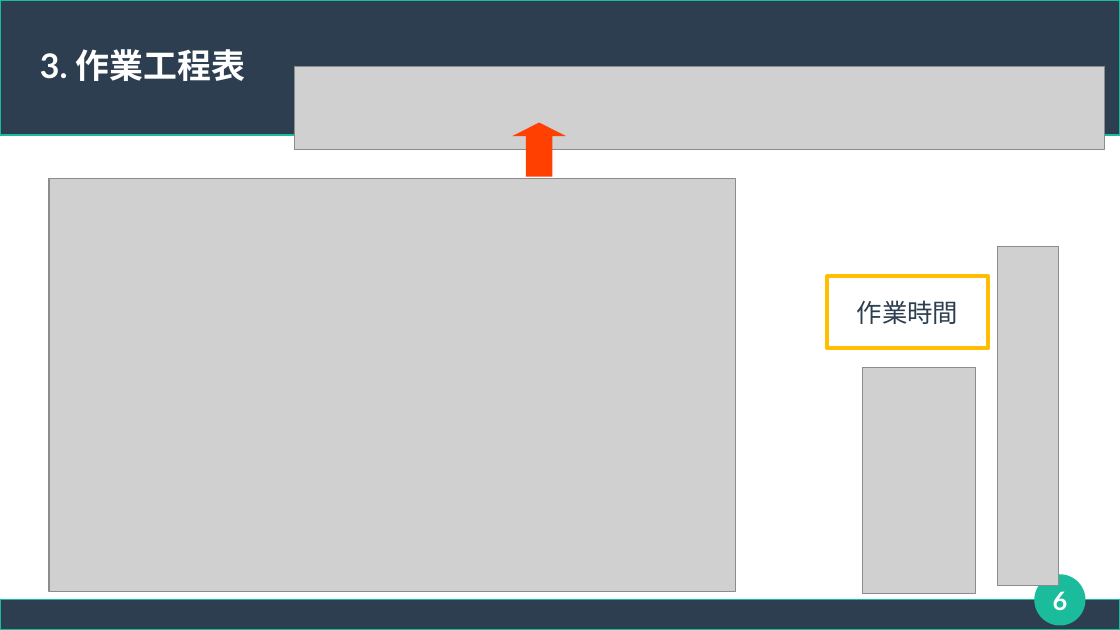
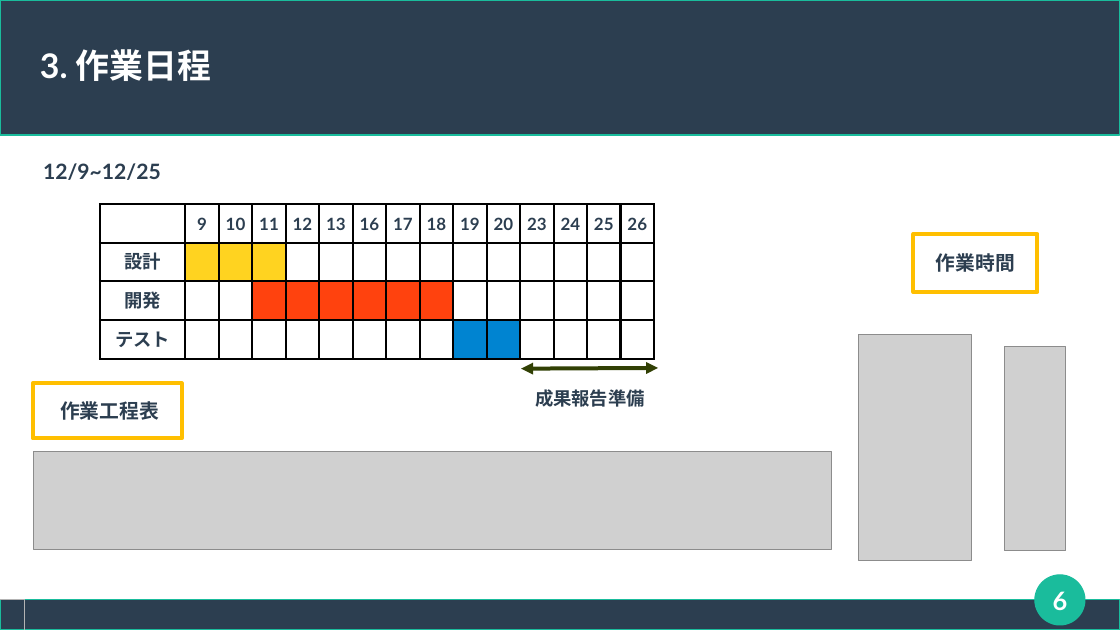
Before and after one commit to connk95/Shared-Shop, a slide deck: slide 6 of TeamUzawa_Sharing_ProjectFile/発表用スライド_チーム鵜澤.odp. Drawn at 1120x630 pixels with LibreOffice and Linux fonts; fonts in the diff are those of the drawing; grey boxes stand for pictures. Boxes give left, top, right and bottom in pixels: in the first picture for what was removed or moved away, otherwise in the second. Text is boxed around its words. In the diff, an @@ line names an element or a change of style, - is before the commit and + after.

```diff
--- a/TeamUzawa_Sharing_ProjectFile/発表用スライド_チーム鵜澤.odp
+++ b/TeamUzawa_Sharing_ProjectFile/発表用スライド_チーム鵜澤.odp
@@ title at [40, 49, 211, 81]: text changed @@
-3. 作業工程表
+3. 作業日程
@@ up arrow removed at [512, 123, 566, 177] @@
@@ text added at [43, 163, 161, 180], 15 pt, text #2C3E50, bold @@
+12/9~12/25
@@ table added at [100, 204, 655, 351], 4 rows, 15 columns @@
+ | 9 | 10 | 11 | 12 | 13 | 16 | 17 | 18 | 19 | 20 | 23 | 24 | 25 | 26
+設計 |  |  |  |  |  |  |  |  |  |  |  |  |  | 
+開発 |  |  |  |  |  |  |  |  |  |  |  |  |  | 
+テスト |  |  |  |  |  |  |  |  |  |  |  |  |  | 
@@ rectangle "作業時間": place and size @@
-rectangle "作業時間" at [827, 276, 988, 349]
+rectangle "作業時間" at [914, 234, 1038, 292]
@@ rectangle "作業時間" at [914, 234, 1038, 292]: size 18 to 14 pt, bold on @@
@@ picture removed at [998, 247, 1060, 585] @@
@@ picture: place and size @@
-picture at [49, 179, 735, 592]
+picture at [859, 334, 972, 560]
@@ picture: place and size @@
-picture at [294, 67, 1105, 150]
+picture at [1005, 347, 1067, 551]
@@ rectangle added at [33, 383, 182, 438], outline #FFBF00 2.83 pt @@
@@ double arrow added from (521, 369) to (659, 368), #314004 2.83 pt @@
@@ text added at [535, 389, 645, 407], 13 pt, text #2C3E50, bold @@
+成果報告準備
@@ text added at [60, 401, 159, 420], 14 pt, text #2C3E50, bold @@
+作業工程表
@@ picture: place and size @@
-picture at [863, 368, 976, 594]
+picture at [34, 451, 831, 550]
@@ column chart added at [0, 585, 92, 630] @@
+categories: 行 1, 行 2, 行 3, 行 4
+列 2: 3.2, 8.8, 1.5, 9
+列 3: 4.5, 9.7, 3.7, 6.2
```
Also in this commit, not shown: 13 other slides changed, 1 slide removed.
